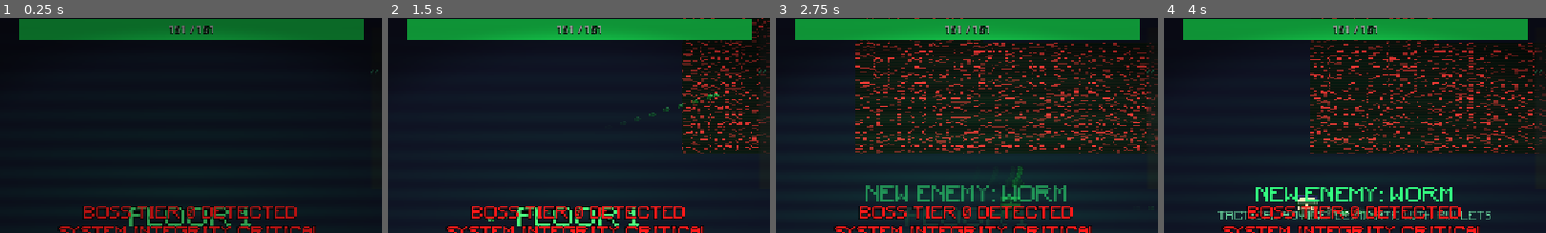
Above: before the commit, frames 1-4 (left to right).
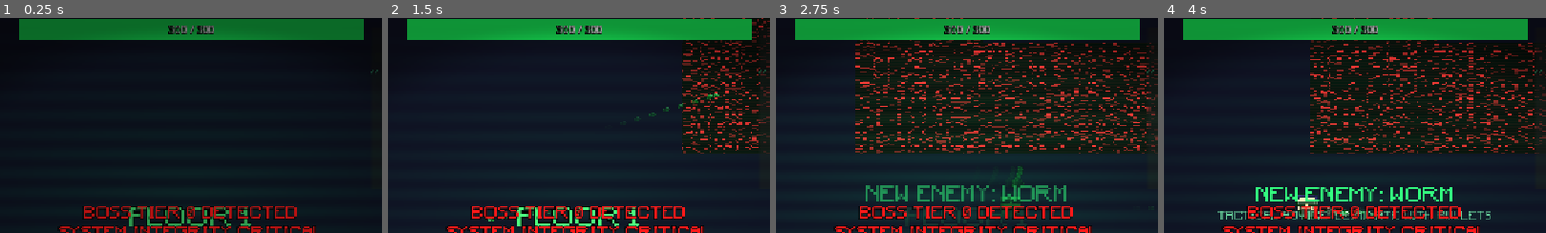
Above: after the commit, the same moments.

Repository: vision-for-change/rules-broken-v2
Game: Godot game, scene res://scenes/levels/LevelBoss.tscn
Same seed, same stepped clock (60 frames per second), same inputs: the game is played once before the commit and once after it. This scene is started directly instead of the project's main scene.
Inputs (mouse positions are % of the whole screen's width and height, from its top left):
- Up to frame 1 (0.25 s): no input
- Up to frame 2 (1.5 s): tap Enter (ui_accept) at 0.5, 0.77 s; move the mouse to (72, 45) at 0.52 s; hold Right (move_right) 0.53-1.25 s; tap Space (dash) at 0.6 s; click (72, 45) at 0.67 s; drag from (30, 55) to (56, 50) at 1.27 s
- Up to frame 3 (2.75 s): move the mouse to (60, 28) at 2.02 s; hold Right (move_right) from 2.03 s (still down); tap E (interact) at 2.1 s
- Up to frame 4 (4 s): release Right (move_right) at 2.75 s; drag from (45, 70) to (88, 51) at 2.77 s; move the mouse to (80, 65) at 3.52 s; press the mouse at (80, 65) at 3.53 s; hold Left (move_left) from 3.53 s (still down); tap Enter (ui_accept) at 3.77 s
The pictures show only the part of the screen within x 25-75%, y 6-56%; the shares and areas given below are measured in that part.

The runs differ from the first frame. In frame 1, 0.3% of the frame differs, in the area x 44-56%, y 3-8%; in frame 2, 0.3%; in frame 3, 0.3%; in frame 4, 0.3%.

Commit message:
bossfight buff ( extra hard )

Diff:
--- a/scenes/enemy/RogueAI.gd
+++ b/scenes/enemy/RogueAI.gd
@@ -63,7 +63,11 @@
 		floor_idx = level_script._floor_index
 
 	var tier_mult := float(floor_idx) / 5.0
-	max_health = int(420.0 * (1.0 + (tier_mult - 1.0) * 0.8))
+	if _is_clone:
+		# Clones have 40 health per tier level
+		max_health = 40 * floor_idx
+	else:
+		max_health = int(1500.0 * tier_mult)
 	move_speed = 215.0 * (1.0 + (tier_mult - 1.0) * 0.15)
 
 	_health = max_health
@@ -231,13 +235,9 @@
 func take_damage(amount: int) -> bool:
 	if not _combat_active:
 		return false
-	if _is_clone:
-		_health = 0
-		_defeat()
-		return true
 	if _defeated:
 		return false
-	if _shielded:
+	if not _is_clone and _shielded:
 		_flash_blocked_hit()
 		return false
 
@@ -248,7 +248,7 @@
 	# Hit effect
 	var tween := create_tween()
 	sprite.modulate = Color.RED
-	tween.tween_property(sprite, "modulate", VULNERABLE_COLOR, 0.1)
+	tween.tween_property(sprite, "modulate", VULNERABLE_COLOR if not _is_clone else Color(1.0, 0.6, 0.6, 1.0), 0.1)
 
 	if _health > 0:
 		return false
@@ -313,7 +313,13 @@
 	ScreenFX.screen_shake(20.0, 0.45)
 	ScreenFX.flash_screen(Color(1.0, 0.08, 0.08, 0.72), 0.5)
 	ScreenFX.flash_screen(Color(0.2, 1.0, 0.45, 0.45), 0.7)
-	AudioManager.play_sfx("dragon-studio-cinematic-boom")
+
+	if _is_clone:
+		# Play explosive glass shattering sound for duplicates
+		AudioManager.play_sfx("explosive-glass-shatter")
+	else:
+		AudioManager.play_sfx("dragon-studio-cinematic-boom")
+
 	_spawn_death_binary_cataclysm()
 	_shatter_sprite()
 
--- a/scenes/levels/LevelBoss.gd
+++ b/scenes/levels/LevelBoss.gd
@@ -135,7 +135,7 @@
 	# Scaling based on level
 	var tier_mult := float(_floor_index) / 5.0
 	if boss.get("max_health") != null:
-		var new_hp = int(420.0 * (1.0 + (tier_mult - 1.0) * 0.8))
+		var new_hp = int(1500.0 * tier_mult)
 		boss.set("max_health", new_hp)
 	if boss.get("move_speed") != null:
 		var new_speed = 215.0 * (1.0 + (tier_mult - 1.0) * 0.15)
@@ -234,7 +234,7 @@
 	EventBus.log("ROGUE AI ONLINE // FIGHT BEGIN", "error")
 
 func _start_boss_music() -> void:
-	Music.playglobalsound("res://Sounds/Hive - Ultrasonic Sound (The Matrix).mp3", -10)
+	Music.playglobalsound("res://Sounds/Hive - Ultrasonic Sound (The Matrix).wav", -5)
 
 func _start_override_key_phase(parent: Node2D) -> void:
 	if not is_instance_valid(_boss):
Not shown, removed: Sounds/Hive - Ultrasonic Sound (The Matrix).mp3.import
Not shown, added: Sounds/Hive - Ultrasonic Sound (The Matrix).wav.import
Not shown, changed: Sounds/Hive - Ultrasonic Sound (The Matrix).mp3
Not shown, added: Sounds/Hive - Ultrasonic Sound (The Matrix).wav
